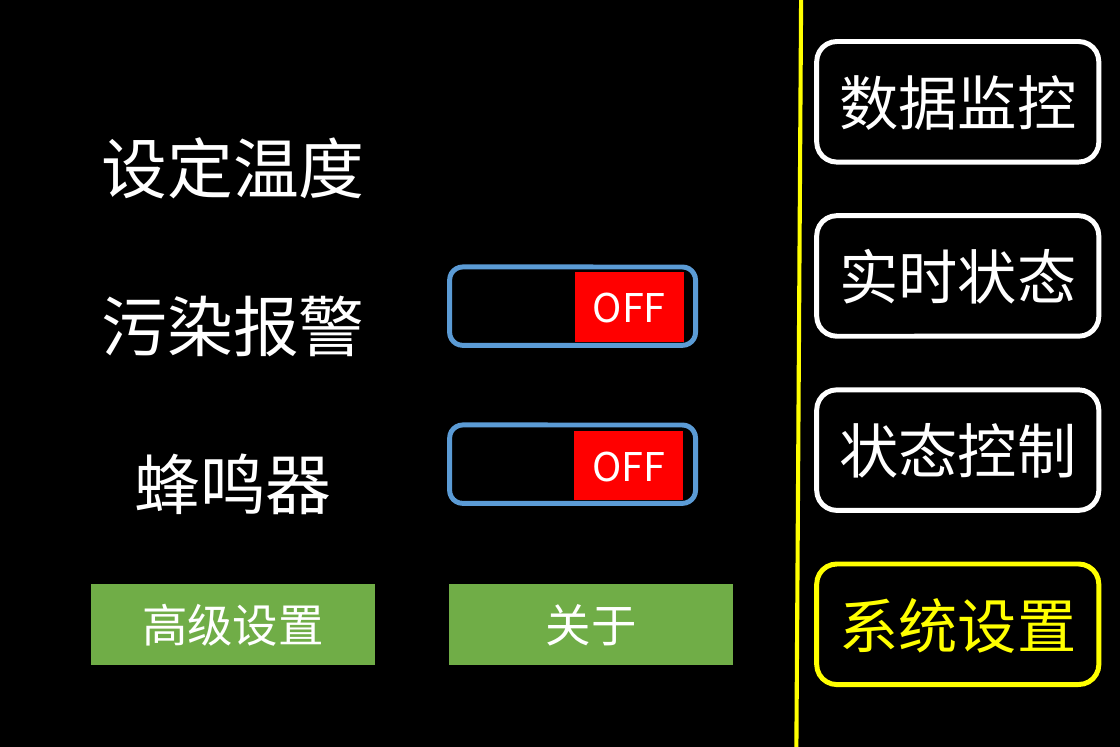
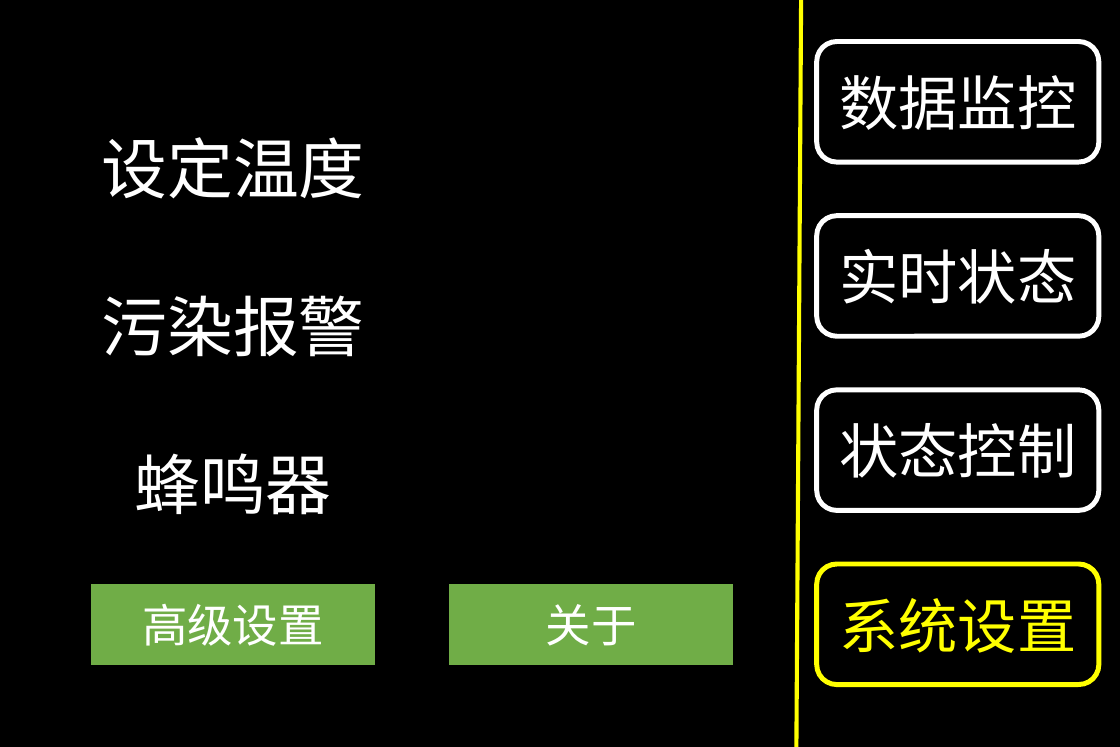
Before and after one commit to Derrick1024/IntelligentWindow, a slide deck: slide 7 of HMI/UI.pptx. Drawn at 1120x747 pixels with LibreOffice and Linux fonts; fonts in the diff are those of the drawing. Boxes give left, top, right and bottom in pixels: in the first picture for what was removed or moved away, otherwise in the second. Text is boxed around its words. In the diff, an @@ line names an element or a change of style, - is before the commit and + after.

```diff
--- a/HMI/UI.pptx
+++ b/HMI/UI.pptx
@@ rounded rectangle removed at (449,267,695,345) @@
@@ rectangle removed at (576,273,684,340) @@
-OFF
@@ rounded rectangle removed at (449,424,695,503) @@
@@ rectangle removed at (575,431,683,499) @@
-OFF
```
Also in this commit, not shown: 3 other slides changed, 20 other files.
